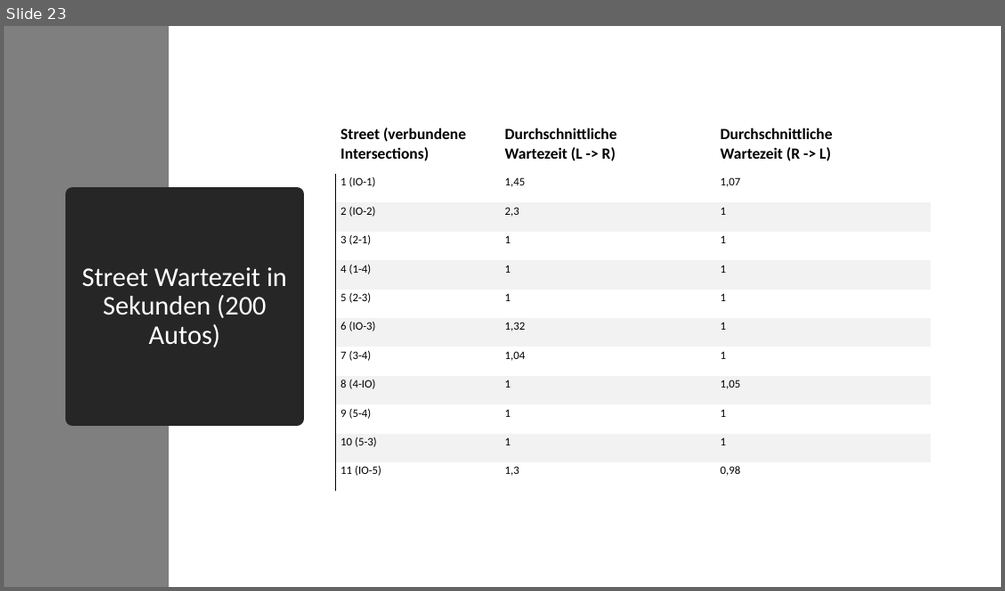
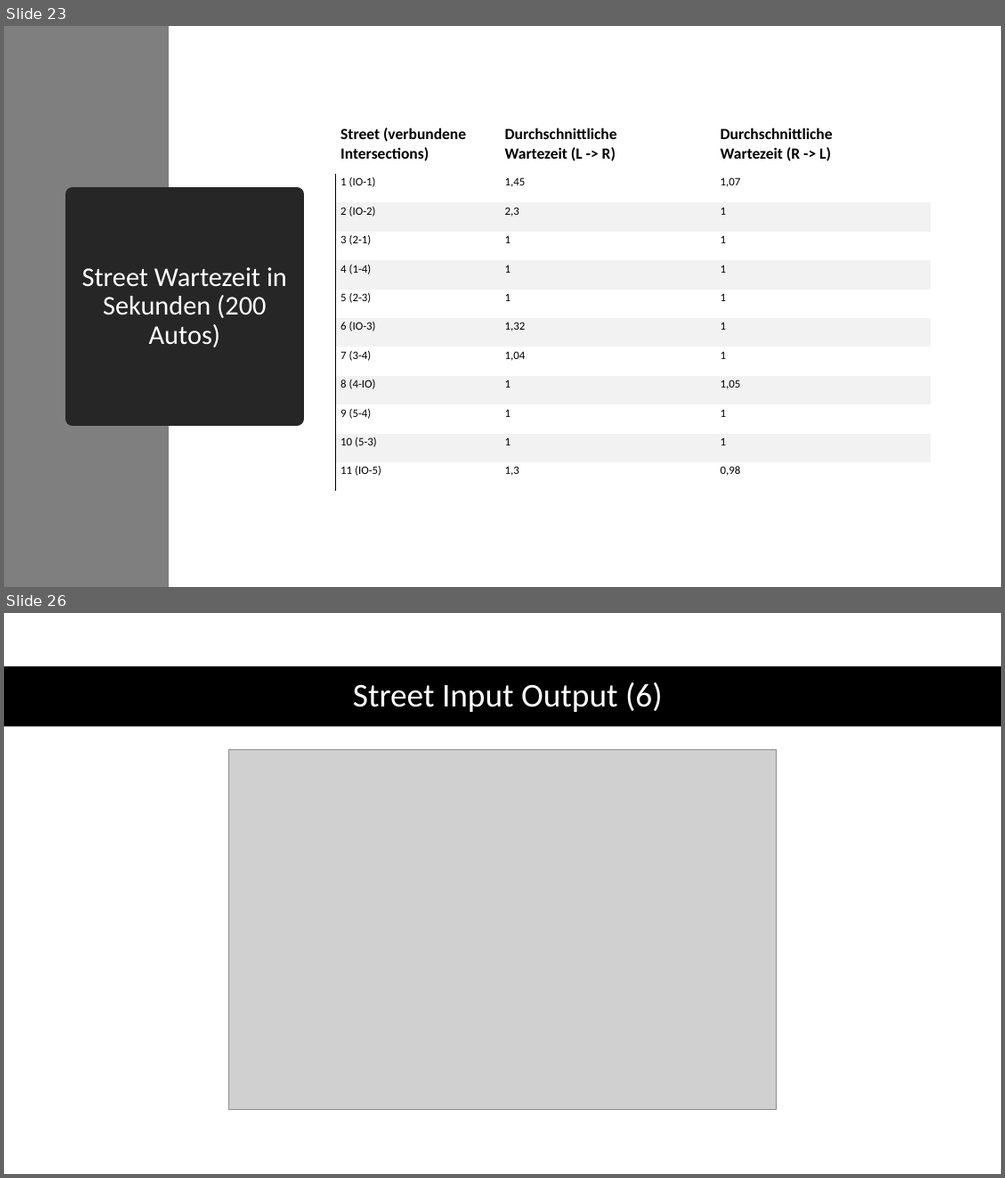
Before and after one commit to code-drey/car_simulation, a slide deck: Presentation/Traffic-flow-modeling-and-analysis.pptx. Shown one above the other, each under a label of ours: slide 23 before the commit, slides 23 and 26 after it; the slides between them are not shown. The pictures are 1005x591 and 1005x1178 pixels, drawn with LibreOffice and Linux fonts; fonts in the diff are those of the drawing; grey boxes stand for pictures. Boxes give left, top, right and bottom in pixels: in the first picture for what was removed or moved away, otherwise in the second. Text is boxed around its words. In the diff, an @@ line names an element or a change of style, - is before the commit and + after.

```diff
--- a/Presentation/Traffic-flow-modeling-and-analysis.pptx
+++ b/Presentation/Traffic-flow-modeling-and-analysis.pptx
@@ slide 26 added at [4, 613, 1001, 1174], background #FFFFFF @@
@@ rectangle added at [4, 666, 1001, 727], fill #000000 @@
@@ title added at [353, 682, 663, 712], 32 pt, text #FFFFFF @@
+Street Input Output (6)
@@ picture added at [229, 750, 777, 1110] @@
```
Also in this commit, not shown: 2 other slides added.
